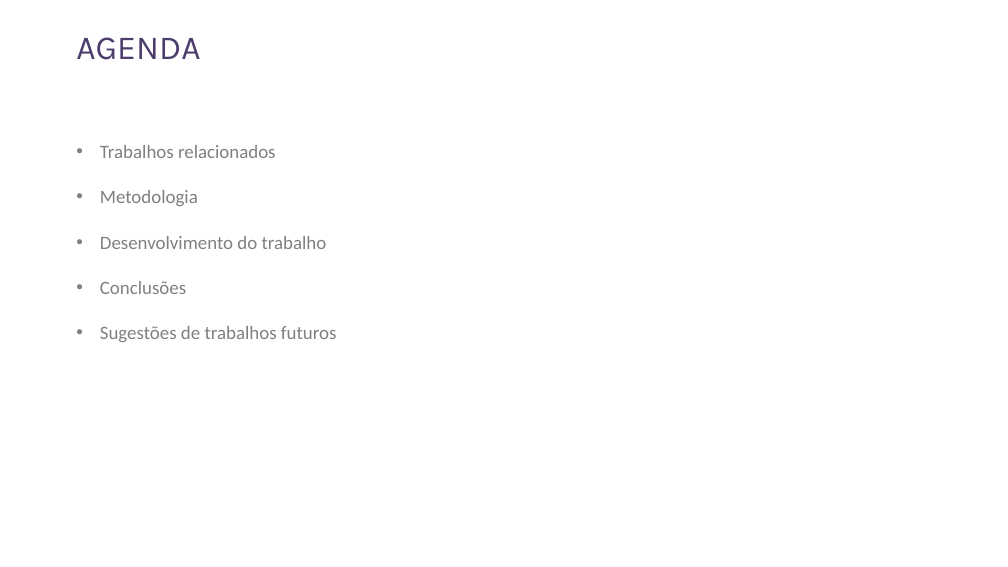
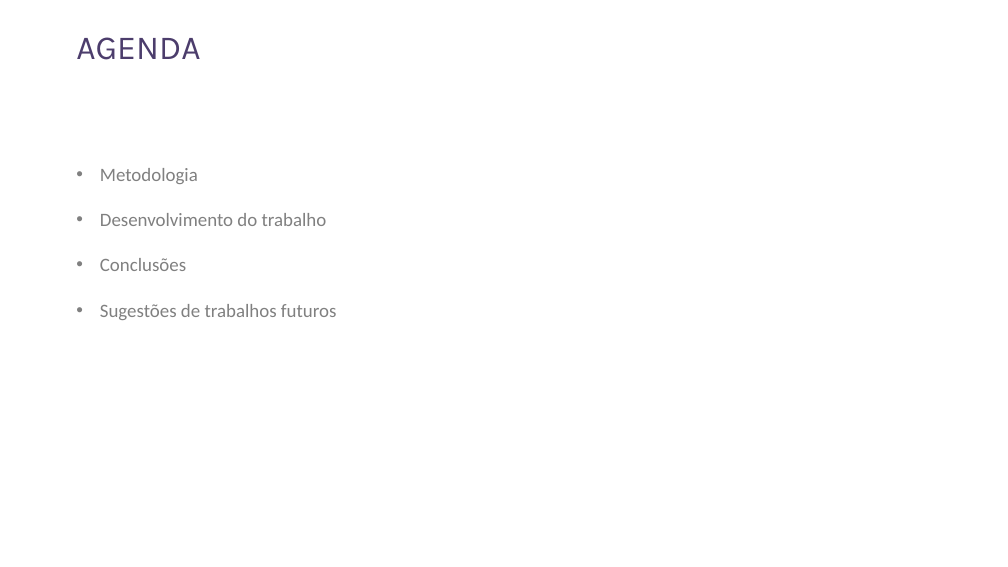
Before and after one commit to rnmourao/monet_sampling_benchmark, a slide deck: slide 2 of paper/Apresentação MonetDB v2.pptx. Drawn at 1008x567 pixels with LibreOffice and Linux fonts; fonts in the diff are those of the drawing. Boxes give left, top, right and bottom in pixels: in the first picture for what was removed or moved away, otherwise in the second. Text is boxed around its words. In the diff, an @@ line names an element or a change of style, - is before the commit and + after.

```diff
--- a/paper/Apresentação MonetDB v2.pptx
+++ b/paper/Apresentação MonetDB v2.pptx
@@ text at (x1=100, y1=145, x2=276, y2=158): paragraph removed @@
-• Trabalhos relacionados
```
Also in this commit, not shown: 1 other slide changed, 4 slides removed.
